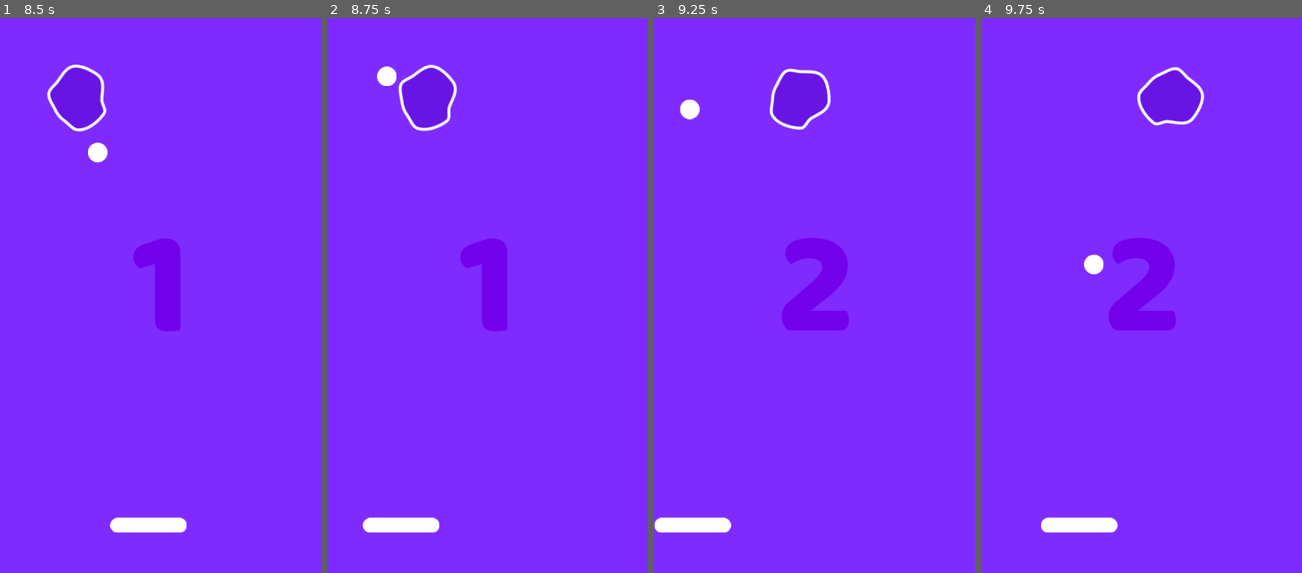
Above: before the commit, frames 1-4 (left to right).
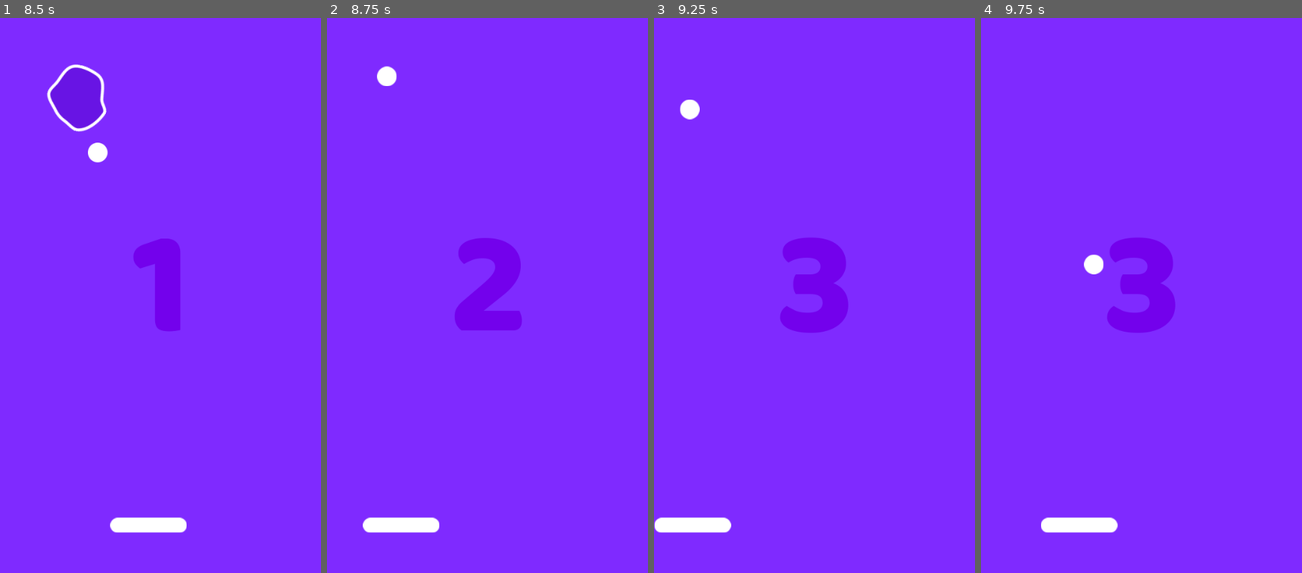
Above: after the commit, the same moments.

Repository: woliveiras/space-pong
Game: Godot game, scene res://Scenes/game.tscn
Same seed, same stepped clock (60 frames per second), same inputs: the game is played once before the commit and once after it.
Inputs:
- Up to frame 1 (8.5 s): tap Space (Start) at 0.5, 1.35, 2.85, 4.35, 5.85, 7.35 s; hold Right (MoveRight) 0.53-1.28 s; hold Space (Start) 0.53-1.28 s; hold Left (MoveLeft) 1.28-2.03 s; hold Space (Start) 2.03-2.78 s; hold Right (MoveRight) 2.03-3.53 s; hold Space (Start) 3.53-4.28 s; hold Left (MoveLeft) 3.53-5.78 s; hold Space (Start) 5.03-5.78 s; hold Right (MoveRight) 5.78-8.03 s; hold Space (Start) 6.53-7.28 s; hold Left (MoveLeft) from 8.03 s (still down); hold Space (Start) from 8.03 s (still down)
- Up to frame 2 (8.75 s): keep holding Left (MoveLeft); keep holding Space (Start)
- Up to frame 3 (9.25 s): keep holding Left (MoveLeft); release Space (Start) at 8.78 s; tap Space (Start) at 8.85 s
- Up to frame 4 (9.75 s): release Left (MoveLeft) at 9.53 s; hold Right (MoveRight) from 9.53 s (still down); hold Space (Start) from 9.53 s (still down)

Frame 1 is identical in both runs. In frame 2, 2.9% of the frame differs, in the area x 22-61%, y 8-57%; in frame 3, 2.6%; in frame 4, 2.6%.

Commit message:
feat: add layers

Diff:
--- a/Scenes/asteroid.tscn
+++ b/Scenes/asteroid.tscn
@@ -8,6 +8,8 @@
 
 [node name="Asteroid" type="Area2D"]
 position = Vector2(-1, 2)
+collision_layer = 8
+collision_mask = 2
 script = ExtResource("1_a2bka")
 
 [node name="Sprite2D" type="Sprite2D" parent="."]
@@ -20,5 +22,6 @@
 
 [node name="TimerDelete" type="Timer" parent="."]
 
+[connection signal="body_entered" from="." to="." method="_on_body_entered"]
 [connection signal="screen_exited" from="VisibleOnScreenNotifier2D" to="." method="_on_visible_on_screen_notifier_2d_screen_exited"]
 [connection signal="timeout" from="TimerDelete" to="." method="_on_timer_delete_timeout"]
--- a/Scenes/game.tscn
+++ b/Scenes/game.tscn
@@ -43,30 +43,41 @@
 
 [node name="Player" parent="." instance=ExtResource("2_qxrlw")]
 position = Vector2(270, 880)
+collision_mask = 6
 
 [node name="Ball" parent="." instance=ExtResource("3_wrm1d")]
 z_index = 1
 position = Vector2(270, 850)
+collision_layer = 2
+collision_mask = 29
 
 [node name="TopWall" type="StaticBody2D" parent="."]
+collision_layer = 4
+collision_mask = 2
 
 [node name="CollisionShape2D" type="CollisionShape2D" parent="TopWall"]
 position = Vector2(269, 0)
 shape = SubResource("RectangleShape2D_qxrlw")
 
+[node name="RightWall" type="StaticBody2D" parent="."]
+collision_layer = 4
+collision_mask = 3
+
+[node name="CollisionShape2D" type="CollisionShape2D" parent="RightWall"]
+position = Vector2(550, 475.25)
+shape = SubResource("RectangleShape2D_wrm1d")
+
 [node name="LeftWall" type="StaticBody2D" parent="."]
+collision_layer = 4
+collision_mask = 3
 
 [node name="CollisionShape2D" type="CollisionShape2D" parent="LeftWall"]
 position = Vector2(-10, 475.625)
 shape = SubResource("RectangleShape2D_wrm1d")
 
-[node name="RightWall" type="StaticBody2D" parent="LeftWall"]
-
-[node name="CollisionShape2D" type="CollisionShape2D" parent="LeftWall/RightWall"]
-position = Vector2(550, 475.25)
-shape = SubResource("RectangleShape2D_wrm1d")
-
 [node name="Holle" type="Area2D" parent="."]
+collision_layer = 16
+collision_mask = 2
 
 [node name="CollisionShape2D" type="CollisionShape2D" parent="Holle"]
 position = Vector2(268.75, 976)
--- a/Scripts/asteroid.gd
+++ b/Scripts/asteroid.gd
@@ -24,3 +24,7 @@
 
 func _on_timer_delete_timeout() -> void:
 	queue_free()
+
+func _on_body_entered(body: Node2D) -> void:
+	body.pongs += 1
+	queue_free()
--- a/project.godot
+++ b/project.godot
@@ -39,6 +39,14 @@
 ]
 }
 
+[layer_names]
+
+2d_physics/layer_1="Player"
+2d_physics/layer_2="Ball"
+2d_physics/layer_3="Walls"
+2d_physics/layer_4="Asteroids"
+2d_physics/layer_5="Hole"
+
 [rendering]
 
 renderer/rendering_method="mobile"
